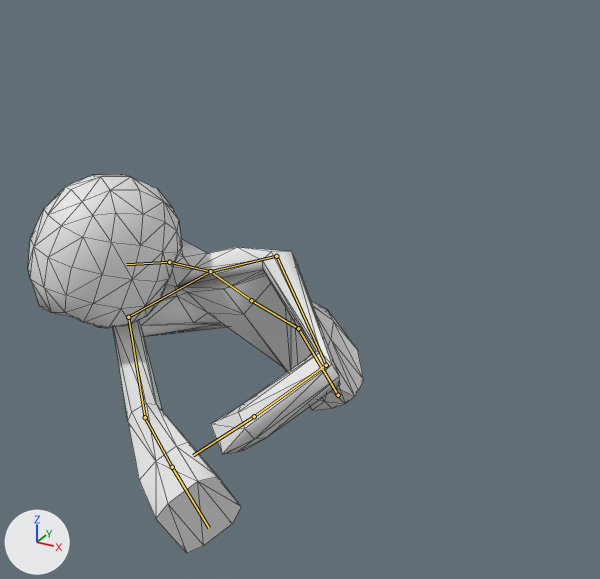
What one commit did to the glTF model Project/Assets/Models/GameScene/Enemy/bossEnemy.gltf.
One viewpoint serves both versions: a 50 mm lens placed at (18.9, -39.2, 26.2), pointed at (0.8, -6.3, 9.7). Lighting does not change. The marker at lower left points along +X, +Y and +Z. The picture after the commit comes second. Both versions are drawn at frame 5 of the action 'speedSlash0'; the numbers are the values there. The bones that bend it are drawn over the model as lines. Mesh edges are drawn as thin lines.

Names of what the first picture shows: 'bossEnemy_0'.
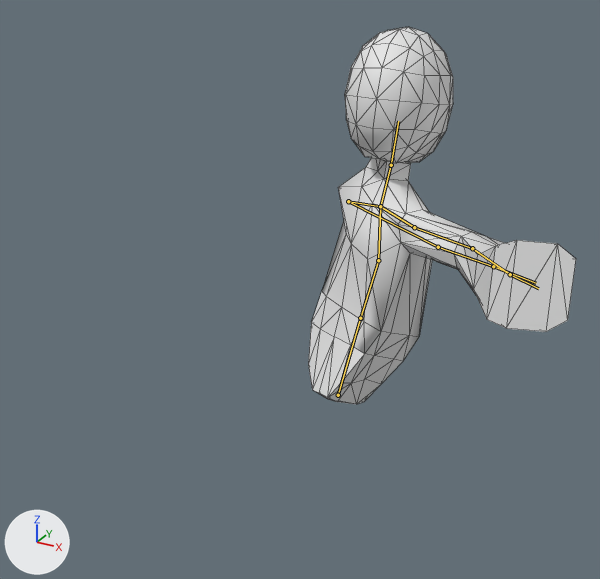
What differs and where, as boxes [x1, y1, x2, y2] in the pictures (600 x 579 px):
'bossEnemy_0', posed (20% narrower): before [28, 174, 364, 553]; after [308, 27, 576, 404]
bone 'waist', root to tip: before (338, 395) to (298, 328); after (338, 395) to (360, 318)
bone 'stomach', root to tip: before (298, 328) to (251, 300); after (360, 318) to (378, 260)
bone 'chest', root to tip: before (251, 300) to (210, 271); after (378, 260) to (380, 206)
bone 'neck', root to tip: before (210, 271) to (169, 262); after (380, 206) to (391, 165)
bone 'ボーン.004', root to tip: before (169, 262) to (126, 264); after (391, 165) to (398, 121)
bone 'leftShoulder', root to tip: before (210, 271) to (276, 256); after (380, 206) to (348, 201)
bone 'leftUpperArm', root to tip: before (276, 256) to (326, 365); after (348, 201) to (438, 247)
bone 'leftFoream', root to tip: before (326, 365) to (254, 416); after (438, 247) to (493, 266)
bone 'leftHand', root to tip: before (254, 416) to (193, 455); after (493, 266) to (536, 283)
bone 'rightShoulder', root to tip: before (210, 271) to (128, 317); after (380, 206) to (414, 227)
bone 'rightUpperArm', root to tip: before (128, 317) to (145, 417); after (414, 227) to (472, 248)
bone 'rightForearm', root to tip: before (145, 417) to (172, 467); after (472, 248) to (510, 274)
bone 'rightHand', root to tip: before (172, 467) to (209, 528); after (510, 274) to (538, 288)

Edits to the bpy script that builds the scene:
```text
Change bone_waist:
    where bone_waist = bpy.data.objects['bossEnemyArmature'].pose.bones['waist']
    bone_waist.rotation_quaternion: (0.639, 0.145, 0.722, -0.223) -> (0.924, 0.232, -0.303, -0.04)  # degrees (58, 99, 28) -> degrees (33, -33, -15)
Change bone_stomach:
    where bone_stomach = bpy.data.objects['bossEnemyArmature'].pose.bones['stomach']  # child of 'waist'
    bone_stomach.rotation_quaternion: (0.923, 0.202, 0.246, -0.219) -> (0.992, -0.009, 0.062, 0.114)  # degrees (18, 33, -21) -> degrees (0, 7, 13)
Change bone_chest:
    where bone_chest = bpy.data.objects['bossEnemyArmature'].pose.bones['chest']  # child of 'stomach'
    bone_chest.rotation_quaternion: (0.979, -0.168, -0.115, -0.028) -> (0.936, -0.263, -0.228, 0.063)  # degrees (-19, -14, -1) -> degrees (-34, -23, 15)
Change bone_neck:
    where bone_neck = bpy.data.objects['bossEnemyArmature'].pose.bones['neck']  # child of 'chest'
    bone_neck.rotation_quaternion: (0.969, 0.208, -0.115, -0.073) -> (0.983, 0.162, 0.088, -0.019)  # degrees (25, -11, -11) -> degrees (19, 10, -1)
Change bone_ボーン_004:
    where bone_ボーン_004 = bpy.data.objects['bossEnemyArmature'].pose.bones['ボーン.004']  # child of 'neck'
    bone_ボーン_004.rotation_quaternion: (0.948, 0.006, 0.286, -0.138) -> (0.893, -0.001, 0.423, -0.151)  # degrees (-5, 33, -18) -> degrees (-11, 49, -24)
Change bone_leftshoulder:
    where bone_leftshoulder = bpy.data.objects['bossEnemyArmature'].pose.bones['leftShoulder']  # child of 'chest'
    bone_leftshoulder.rotation_quaternion: (0.857, -0.465, -0.159, 0.156) -> (0.974, -0.164, -0.121, -0.1)  # degrees (-59, -7, 25) -> degrees (-18, -16, -9)
Change bone_leftupperarm:
    where bone_leftupperarm = bpy.data.objects['bossEnemyArmature'].pose.bones['leftUpperArm']  # child of 'leftShoulder'
    bone_leftupperarm.rotation_quaternion: (0.541, 0.531, 0.652, -0.024) -> (0.108, 0.828, 0.444, 0.325)  # degrees (127, 47, 77) -> degrees (149, -26, 64)
Change bone_leftfoream:
    where bone_leftfoream = bpy.data.objects['bossEnemyArmature'].pose.bones['leftFoream']  # child of 'leftUpperArm'
    bone_leftfoream.rotation_quaternion: (0.795, -0.08, 0.025, 0.601) -> (0.962, -0.035, -0.065, 0.262)  # degrees (-6, 8, 74) -> degrees (-6, -6, 31)
Change bone_lefthand:
    where bone_lefthand = bpy.data.objects['bossEnemyArmature'].pose.bones['leftHand']  # child of 'leftFoream'
    bone_lefthand.rotation_quaternion: (0.921, 0.348, -0.069, 0.162) -> (0.981, 0.043, 0.024, 0.186)  # degrees (40, -14, 15) -> degrees (5, 2, 21)
Change bone_rightshoulder:
    where bone_rightshoulder = bpy.data.objects['bossEnemyArmature'].pose.bones['rightShoulder']  # child of 'chest'
    bone_rightshoulder.rotation_quaternion: (0.559, -0.803, 0.207, -0.01) -> (0.993, -0.108, -0.005, 0.049)  # degrees (-113, 12, -21) -> degrees (-12, 0, 6)
Change bone_rightupperarm:
    where bone_rightupperarm = bpy.data.objects['bossEnemyArmature'].pose.bones['rightUpperArm']  # child of 'rightShoulder'
    bone_rightupperarm.rotation_quaternion: (0.794, 0.256, -0.051, -0.549) -> (0.999, -0.043, 0.023, -0.021)  # degrees (28, 12, -66) -> degrees (-5, 3, -2)
Change bone_rightforearm:
    where bone_rightforearm = bpy.data.objects['bossEnemyArmature'].pose.bones['rightForearm']  # child of 'rightUpperArm'
    bone_rightforearm.rotation_quaternion: (0.964, -0.133, -0.156, -0.172) -> (0.961, 0.038, -0.266, 0.06)  # degrees (-12, -20, -18) -> degrees (3, -31, 6)
Change bone_righthand:
    where bone_righthand = bpy.data.objects['bossEnemyArmature'].pose.bones['rightHand']  # child of 'rightForearm'
    bone_righthand.rotation_quaternion: (0.999, 0.022, 0.042, -0.014) -> (0.985, -0.061, 0.126, 0.103)  # degrees (2, 5, -2) -> degrees (-6, 15, 11)
```
